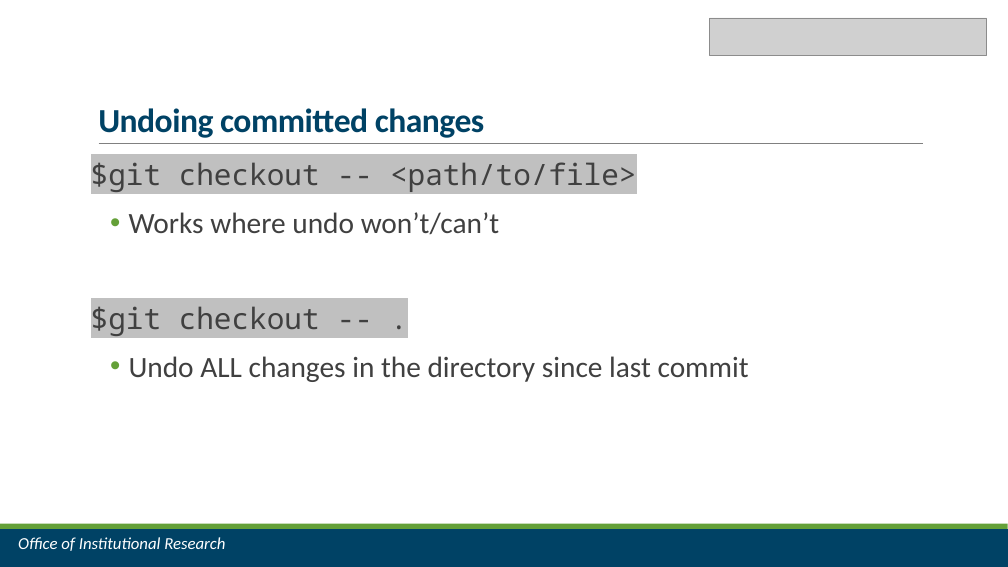
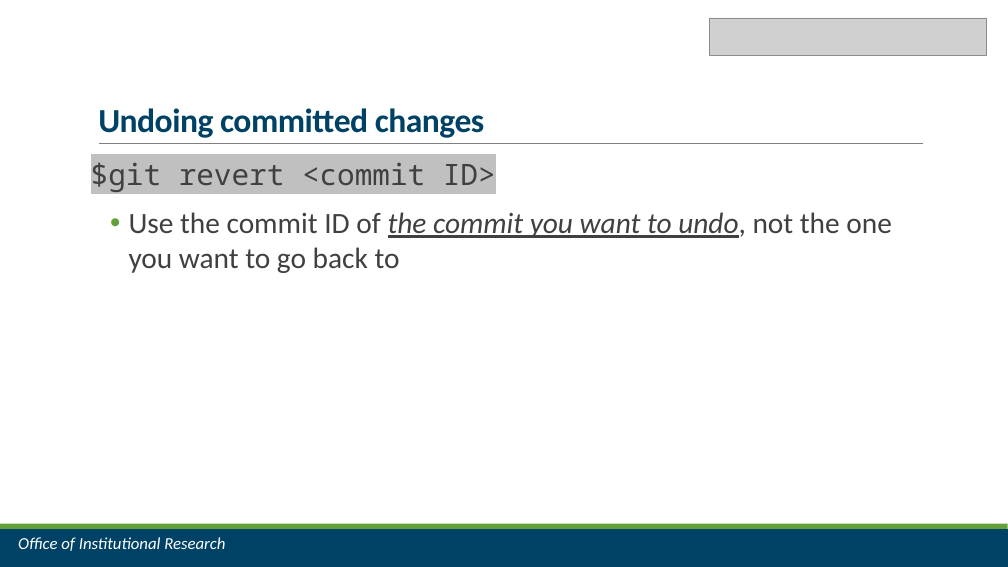
Before and after one commit to jrf1111/Do-You-Git-It-Now, a slide deck: slide 29 of Do You Git It Now.pptx (slide 28 before the commit). Drawn at 1008x567 pixels with LibreOffice and Linux fonts; fonts in the diff are those of the drawing; grey boxes stand for pictures. Boxes give left, top, right and bottom in pixels: in the first picture for what was removed or moved away, otherwise in the second. Text is boxed around its words. In the diff, an @@ line names an element or a change of style, - is before the commit and + after.

Commit message:
add section on undoing commits

```diff
--- a/Do You Git It Now.pptx
+++ b/Do You Git It Now.pptx
@@ text at bbox=[91, 162, 891, 273]: text changed @@
-$git checkout -- <path/to/file>
-• Works where undo won’t/can’t
-$git checkout -- .
-• Undo ALL changes in the directory since last commit
+$git revert <commit ID>
+• Use the commit ID of the commit you want to undo, not the one you want to go back to
```
Also in this commit, not shown: 2 other slides changed, 3 slides added.
